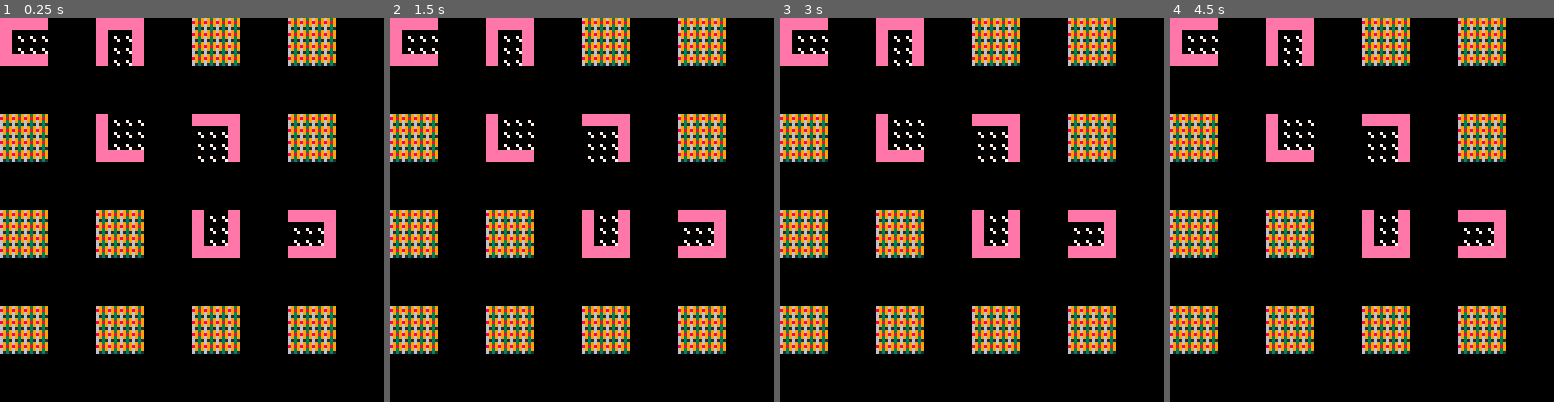
Above: before the commit, frames 1-4 (left to right).
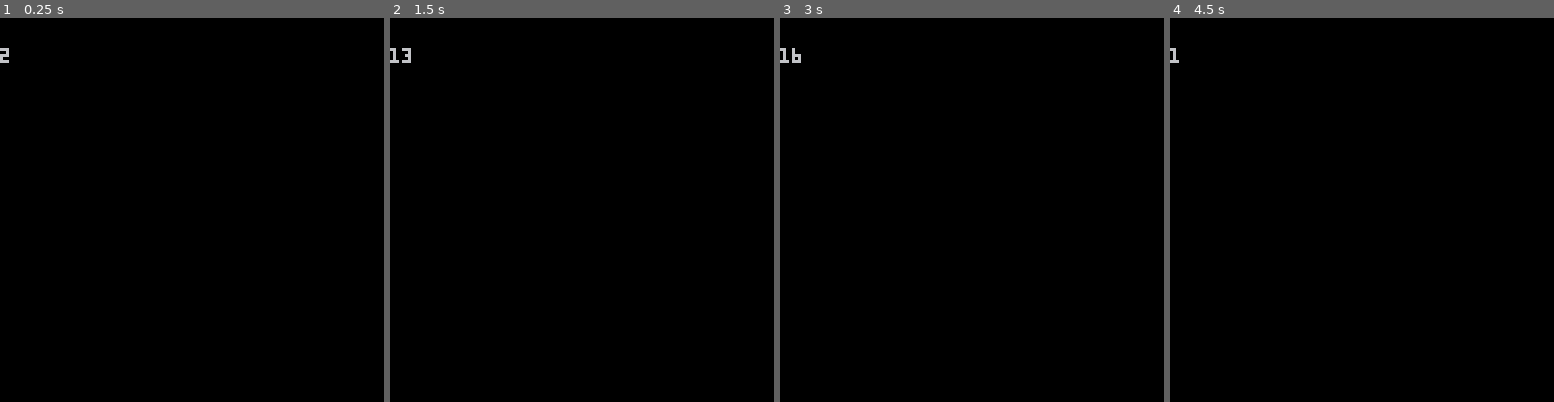
Above: after the commit, the same moments.

Repository: jmahoney/spade
Game: PICO-8 cartridge generate_map.p8
Two runs of this game, one before a commit and one after it. Both use one fixed random seed, a clock stepped at 60 frames per second and the inputs below.
Inputs:
- Up to frame 1 (0.25 s): no input
- Up to frame 2 (1.5 s): no input
- Up to frame 3 (3 s): no input
- Up to frame 4 (4.5 s): no input

The runs differ from the first frame. In frame 1, 21% of the frame differs, in the area x 0-88%, y 0-88%; in frame 2, 21%; in frame 3, 21%; in frame 4, 21%.

Commit message:
redoing this thing

Diff:
--- a/generate_map.p8
+++ b/generate_map.p8
@@ -17,99 +17,61 @@
    trb= {1,0,0,0,1,0,0,0,1,0,0,0,1,0,0,0}
 }
 
+cells = {
+   {number = 1, neighbours = {0,0,2,5}, template = ''},
+   {number = 2, neighbours = {1,0,3,6}, template = ''},
+   {number = 3, neighbours = {2,0,4,7}, template = ''},
+   {number = 4, neighbours = {3,0,0,8}, template = ''},
+   {number = 5, neighbours = {0,1,6,9}, template = ''},
+   {number = 6, neighbours = {5,2,7,10}, template = ''},
+   {number = 7, neighbours = {6,3,8,11}, template = ''},
+   {number = 8, neighbours = {7,4,0,12}, template = ''},
+   {number = 9, neighbours = {0,5,10,13}, template = ''},
+   {number = 10, neighbours = {9,6,11,14}, template = ''},
+   {number = 11, neighbours = {10,7,12,15}, template = ''},
+   {number = 12, neighbours = {11,8,0,16}, template = ''},
+   {number = 13, neighbours = {0,9,14,0}, template = ''},
+   {number = 14, neighbours = {13,10,15,0}, template = ''},
+   {number = 15, neighbours = {14,11,16,0}, template = ''},
+   {number = 16, neighbours = {15,12,0,0}, template = ''}
+}
 
-draw_area = function(xs, ys, template)
-   local sprite = 3 --filler
-   local x = xs
-   local y = ys
+sides = {
+   {name = 'left', cells = {1,5,8,13}},
+   {name = 'top', cells = {2,3}},
+   {name = 'right', cells = {4,8,12,16}},
+   {name = 'bottom', cells = {14,15}}
+}
 
-   for i = 1, 16 do
 
-      if template != "F" then
-	 sprite = area_templates[template][i]
-      end
 
-      spr(sprite,x,y,0.5,0.5)
-
-      if i % 4 == 0 then
-	 x = xs
-	 y+=4
-      else
-	 x+=4
-      end
+pick_start_cell = function(previous_side)
+   local side
+   if previous_side == 1 then
+      side = 3
+   elseif previous_side == 2 then
+      side = 4
+   elseif previous_side == 3 then
+      side = 1
+   elseif previous_side == 4 then
+      side = 2
+   else
+      side = flr(rnd(4))+1
    end
 
+   if side == 1 or side == 3 then
+      return sides[side]['cells'][flr(rnd(4))+1]
+   else
+      return sides[side]['cells'][flr(rnd(2))+1]
+   end
 end
 
-pick_area_template = function(area_number, layout)
-
-   local all_neighbours = {
-      {0,0,2,5},
-      {1,0,3,6},
-      {2,0,4,7},
-      {3,0,0,8},
-      {0,1,6,9},
-      {5,2,7,10},
-      {6,3,8,11},
-      {7,4,0,12},
-      {0,5,10,13},
-      {9,6,11,14},
-      {10,7,12,15},
-      {11,8,0,16},
-      {0,9,14,0},
-      {13,10,15,0},
-      {14,11,16,0},
-      {15,12,0,0}
-   }
-
-   local area_type = layout[area_number]
-   local neighbours = all_neighbours[area_number]
-
-   local area_template = ""
-   if area_type == "F" then return "F" end
-
-   if area_type == "C" or area_type == "S" or area_type == "E" then
-
-      if (layout[neighbours[1]]== "C") then area_template = area_template.."l" end
-      if (layout[neighbours[2]] == "C") then area_template = area_template.."t" end
-      if (layout[neighbours[3]] == "C") then area_template = area_template.."r" end
-      if (layout[neighbours[4]] == "C") then area_template = area_template.."b" end
-   end
-   if (area_template == "") then
-      print(area_number.." "..area_type.." "..area_template,0,area_number)
-   end
-   return area_template
+function _draw()
+   cls()
+   print(pick_start_cell(),0,10)
 end
 
 
-
-function _draw()
-   cls()
-   --map(0,0,0,0,16,16)
-
-   local layout = {
-      "S","C","F","F",
-      "F","C","C","F",
-      "F","F","C","E",
-      "F","F","F","F"
-   }
-
-   local x=0
-   local y=0
-   for i = 1,16 do
-      local area_template = pick_area_template(i, layout)
-      if (area_template != "ltrb") then
-	 draw_area(x, y, area_template)
-      end
-
-      if (i % 4 == 0) then
-	 x = 0
-	 y +=32
-      else
-	 x += 32
-      end
-   end
-end
 
 
 
